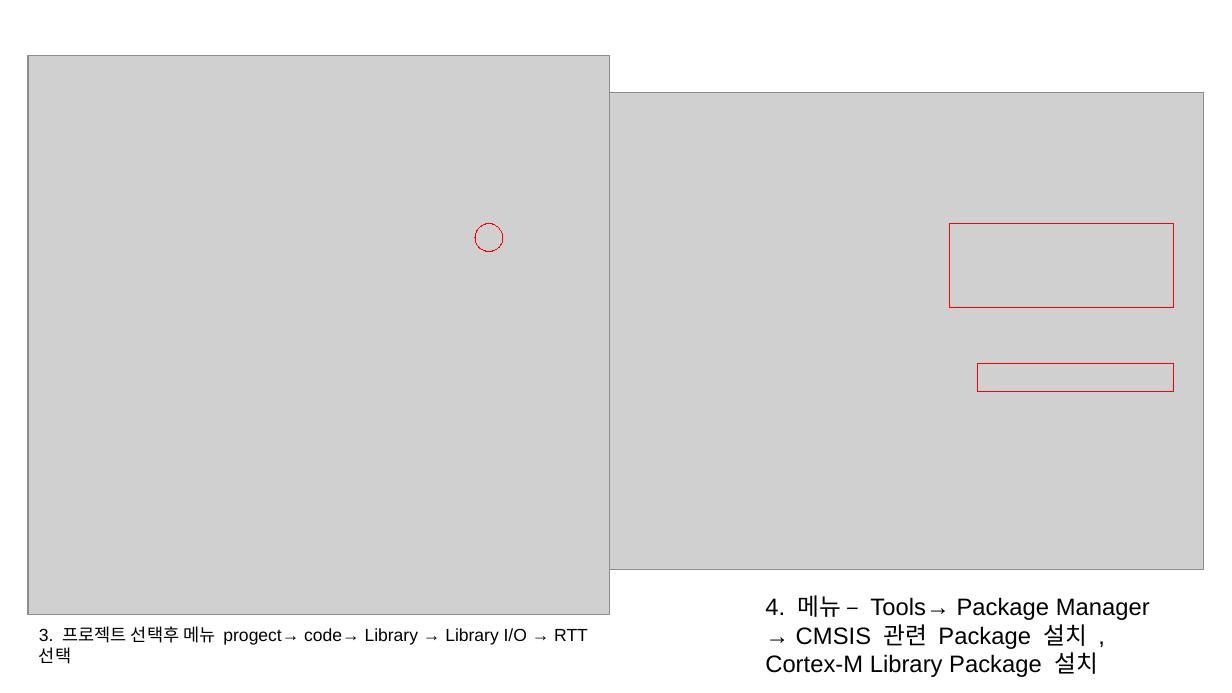
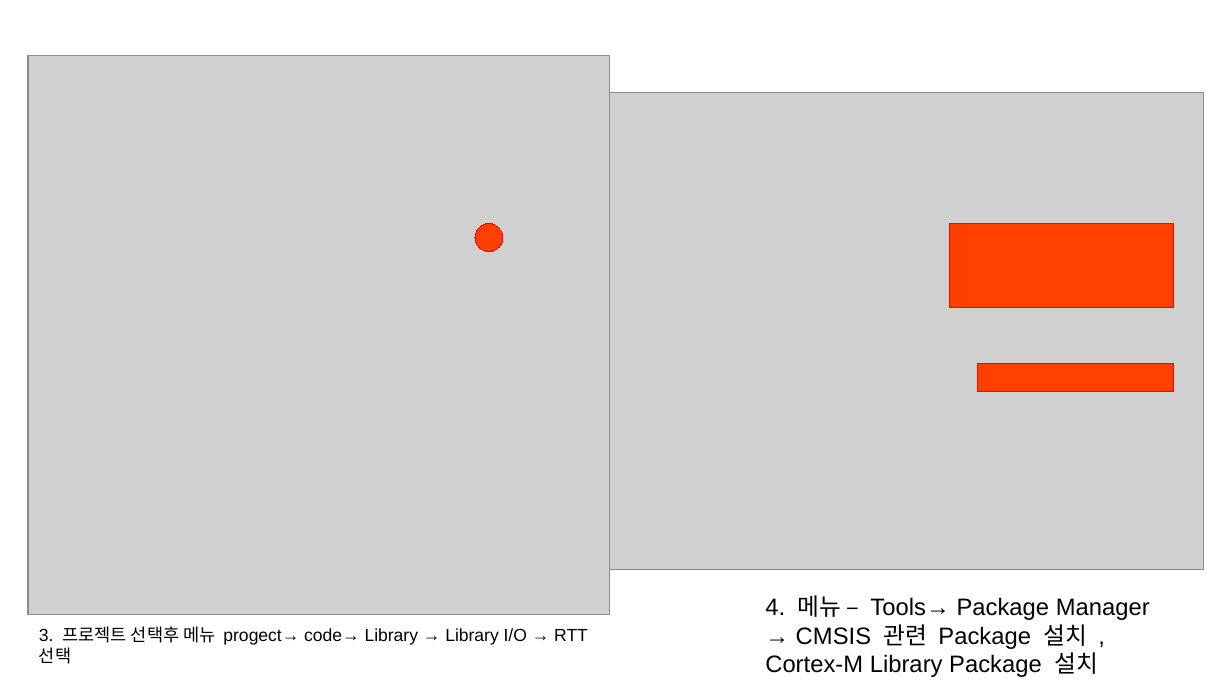
Before and after one commit to Shinjinok/dwm1001_ex, a slide deck: slide 4 of DWm1001_EXAMPLE_BUILD.odp. Drawn at 1232x693 pixels with LibreOffice and Linux fonts; fonts in the diff are those of the drawing; grey boxes stand for pictures. Boxes give left, top, right and bottom in pixels: in the first picture for what was removed or moved away, otherwise in the second. Text is boxed around its words. In the diff, an @@ line names an element or a change of style, - is before the commit and + after.

```diff
--- a/DWm1001_EXAMPLE_BUILD.odp
+++ b/DWm1001_EXAMPLE_BUILD.odp
@@ fill none to #FF4000 in 3 elements at box(475, 224, 503, 252), box(950, 224, 1174, 307), box(978, 363, 1174, 391) @@
```
Also in this commit, not shown: 9 slides added, 6 other files.
